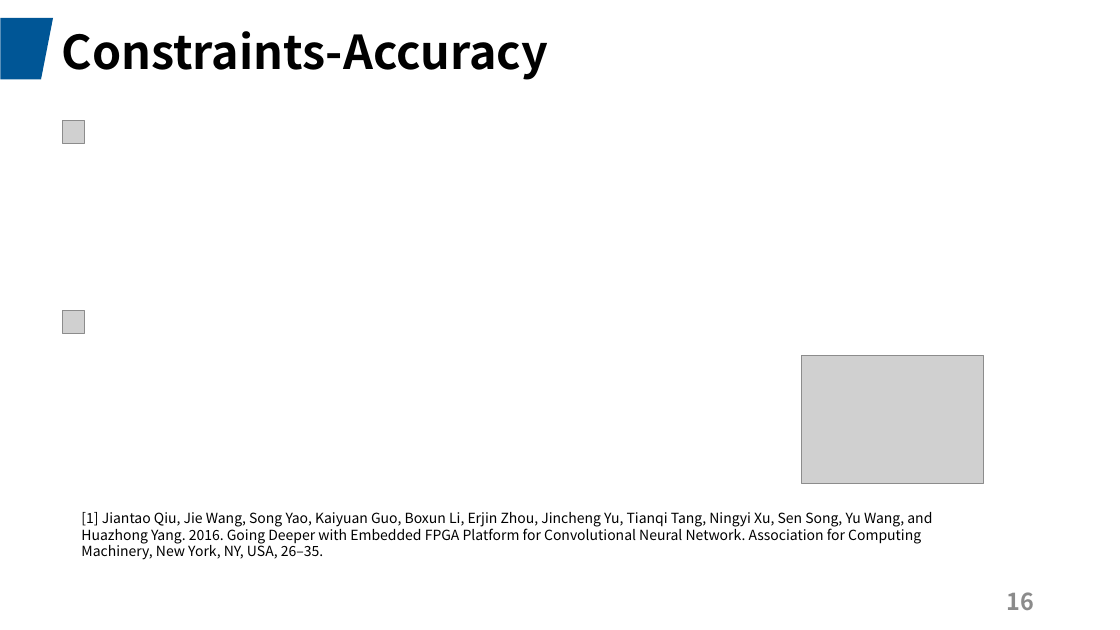
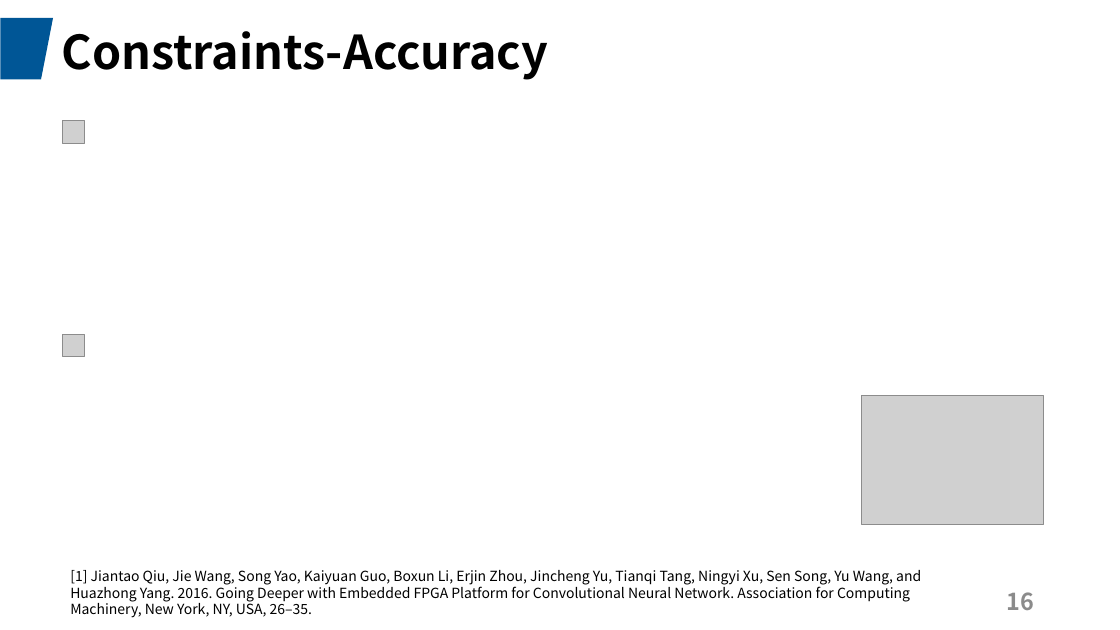
Before and after one commit to JadeQiong/DSE, a slide deck: slide 16 of 组会3.18GNN.pptx. Drawn at 1120x630 pixels with LibreOffice and Linux fonts; fonts in the diff are those of the drawing; grey boxes stand for pictures. Boxes give left, top, right and bottom in pixels: in the first picture for what was removed or moved away, otherwise in the second. Text is boxed around its words. In the diff, an @@ line names an element or a change of style, - is before the commit and + after.

```diff
--- a/组会3.18GNN.pptx
+++ b/组会3.18GNN.pptx
@@ picture: place and size @@
-picture at <box>62,311,85,334</box>
+picture at <box>62,334,85,357</box>
@@ picture: place and size @@
-picture at <box>802,355,983,484</box>
+picture at <box>861,396,1043,524</box>
@@ text "[1] Jiantao Qiu, Jie Wang, ...": place and size @@
-text "[1] Jiantao Qiu, Jie Wang, ..." at <box>81,512,932,560</box>
+text "[1] Jiantao Qiu, Jie Wang, ..." at <box>70,570,921,618</box>
```
Also in this commit, not shown: 3 other slides changed, 2 slides added, 2 slides removed, 1 other file.
